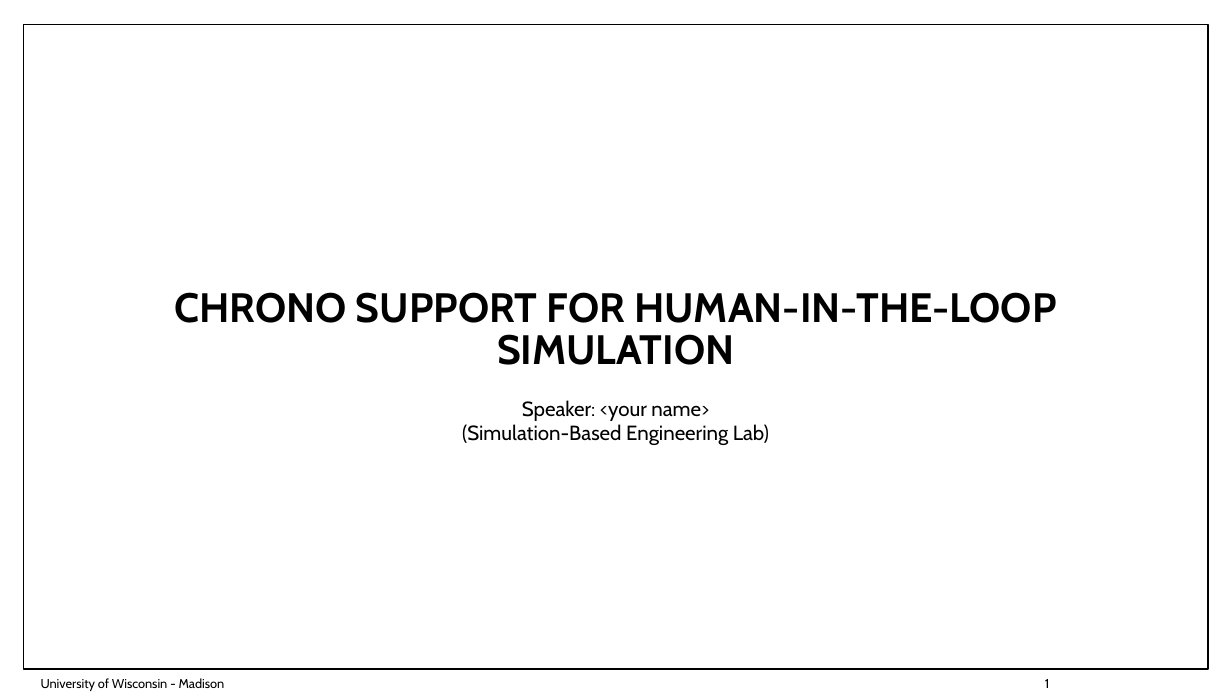
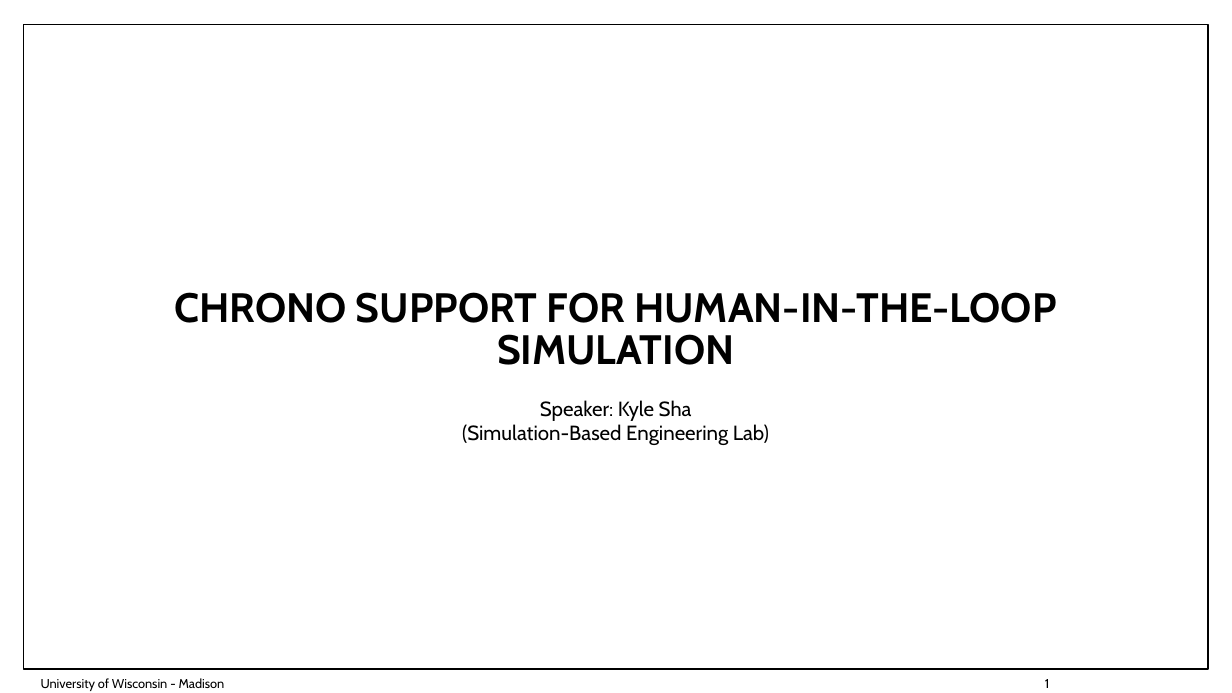
Before and after one commit to ksha23/chrono-hil-tutorial, a slide deck: slide 1 of tutorial_HIL_driver.pptx. Drawn at 1232x693 pixels with LibreOffice and Linux fonts; fonts in the diff are those of the drawing; background and template pictures are left out. Boxes give left, top, right and bottom in pixels: in the first picture for what was removed or moved away, otherwise in the second. Text is boxed around its words. In the diff, an @@ line names an element or a change of style, - is before the commit and + after.

```diff
--- a/tutorial_HIL_driver.pptx
+++ b/tutorial_HIL_driver.pptx
@@ subtitle at (x1=540, y1=400, x2=692, y2=421): text changed @@
-Speaker: <your name>
+Speaker: Kyle Sha
```
Also in this commit, not shown: 23 other slides changed, 2 slides added, 3 other files.
